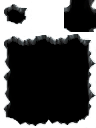
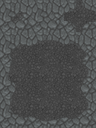
Layered file, before and after one edit (96x128). Changes by layer:
moved "Layer 110" into group "black hole" over [0, 0, 96, 128]
added group "Lava Cave" with 4 layers above "Thorn Cave" over [0, 0, 96, 128]
added layer "Layer 114" in group "Lava Cave" over [0, 0, 96, 128]
added layer "Layer 113" in group "Lava Cave" over [2, 0, 96, 127]
added layer "Layer 111" in group "Lava Cave" over [0, 0, 96, 128]
